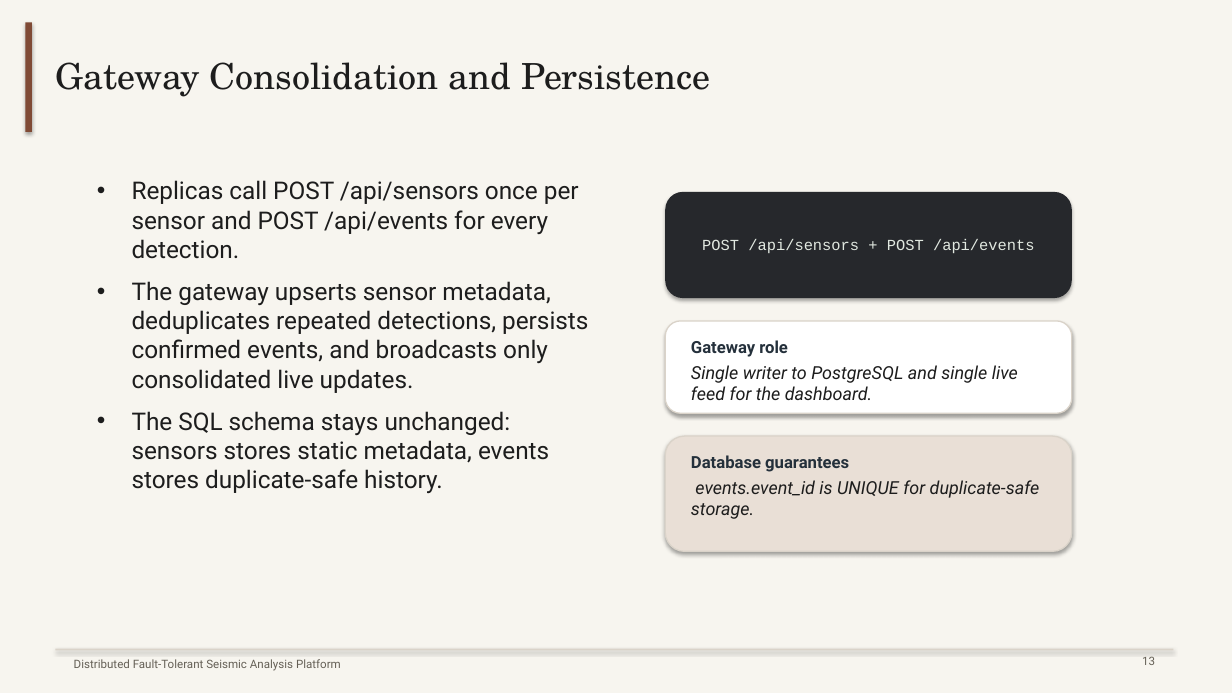
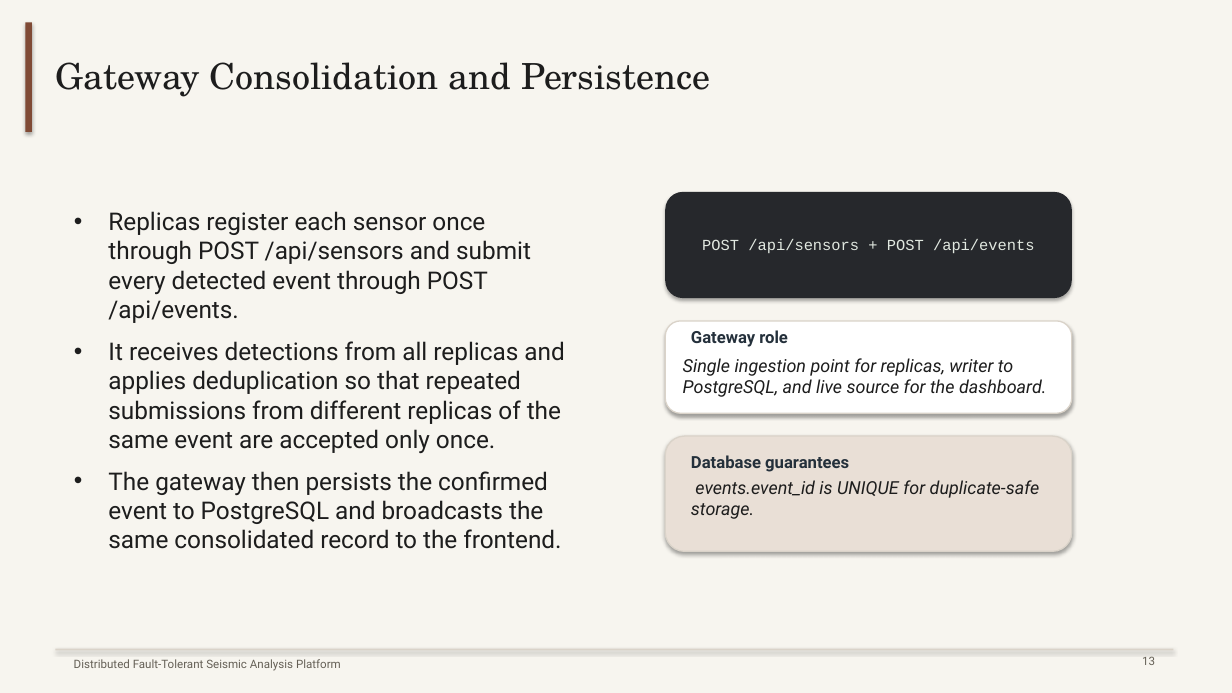
Before and after one commit to mattia9203/1998519_LTM, a slide deck: slide 12 of booklets/seismic_final_presentation.pptx. Drawn at 1232x693 pixels with LibreOffice and Linux fonts; fonts in the diff are those of the drawing. Boxes give left, top, right and bottom in pixels: in the first picture for what was removed or moved away, otherwise in the second. Text is boxed around its words. In the diff, an @@ line names an element or a change of style, - is before the commit and + after.

```diff
--- a/booklets/seismic_final_presentation.pptx
+++ b/booklets/seismic_final_presentation.pptx
@@ text at <box>108,211,564,524</box>: text changed @@
-• Replicas call POST /api/sensors once per sensor and POST /api/events for every detection.
-• The gateway upserts sensor metadata, deduplicates repeated detections, persists confirmed events, and broadcasts only consolidated live updates.
-• The SQL schema stays unchanged: sensors stores static metadata, events stores duplicate-safe history.
+• Replicas register each sensor once through POST /api/sensors and submit every detected event through POST /api/events.
+• It receives detections from all replicas and applies deduplication so that repeated submissions from different replicas of the same event are accepted only once.
+• The gateway then persists the confirmed event to PostgreSQL and broadcasts the same consolidated record to the frontend.
@@ text "Gateway role": place and size @@
-text "Gateway role" at <box>691,340,788,357</box>
+text "Gateway role" at <box>691,330,788,347</box>
@@ text at <box>683,358,1046,397</box>: text changed @@
-Single writer to PostgreSQL and single live feed for the dashboard.
+Single ingestion point for replicas, writer to PostgreSQL, and live source for the dashboard.
```
Also in this commit, not shown: 5 other slides changed, 1 other file.
